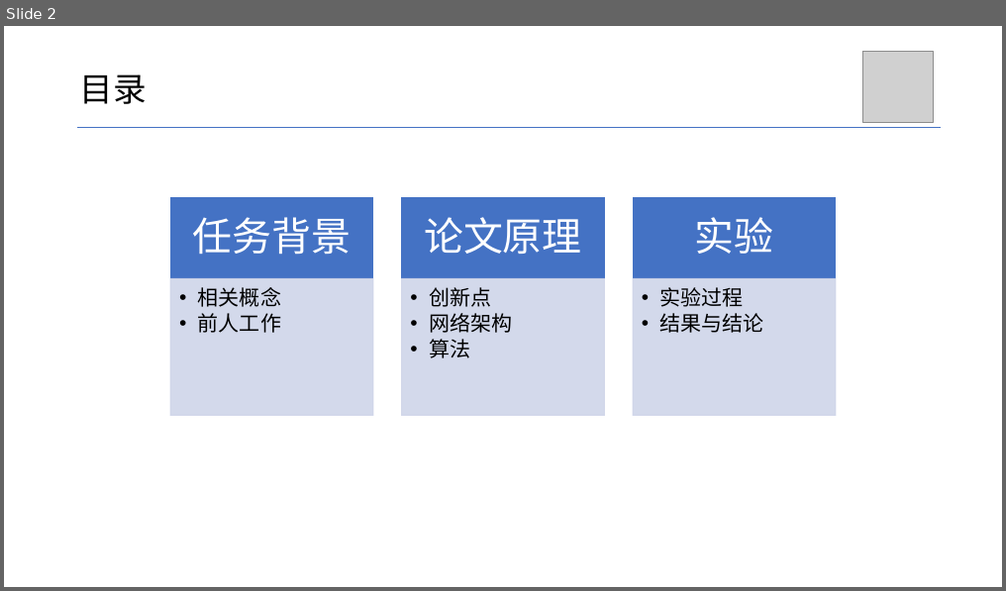
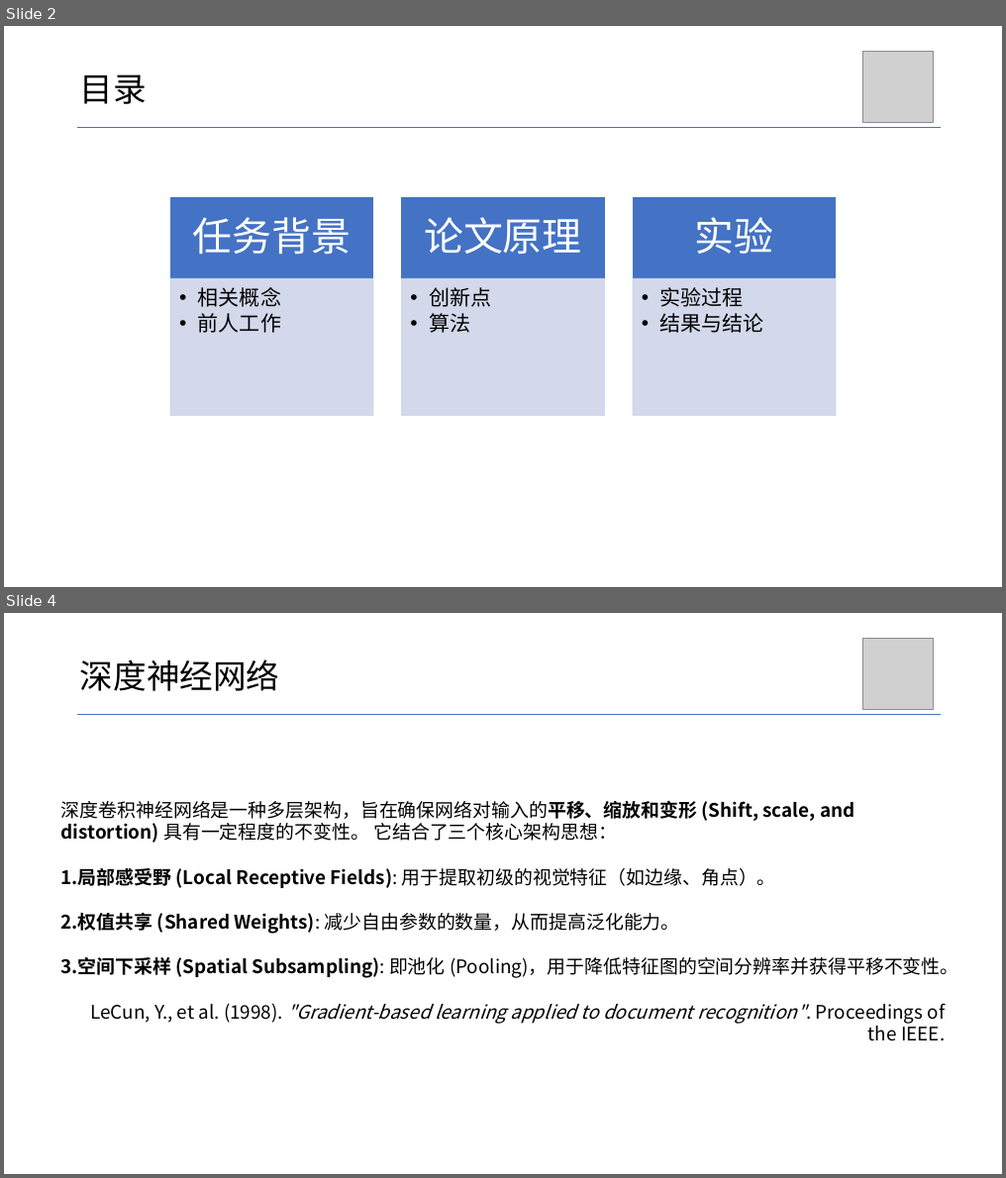
Before and after one commit to Grimm114514/cv-homework, a slide deck: 文献阅读/张宗桪-.pptx. Shown one above the other, each under a label of ours: slide 2 before the commit, slides 2 and 4 after it; the slides between them are not shown. The pictures are 1006x591 and 1006x1178 pixels, drawn with LibreOffice and Linux fonts; fonts in the diff are those of the drawing; grey boxes stand for pictures. Boxes give left, top, right and bottom in pixels: in the first picture for what was removed or moved away, otherwise in the second. Text is boxed around its words. In the diff, an @@ line names an element or a change of style, - is before the commit and + after.

```diff
--- a/文献阅读/张宗桪-.pptx
+++ b/文献阅读/张宗桪-.pptx
@@ slide 4 added at (4, 613, 1002, 1174), background #FFFFFF @@
@@ picture added at (862, 639, 934, 710) @@
@@ title added at (80, 660, 280, 691), 32 pt, text #000000 @@
+深度神经网络
@@ line added from (77, 714) to (941, 714), #4472C4 0.5 pt @@
@@ text added at (61, 801, 959, 1042), 18 pt, text #000000 @@
+深度卷积神经网络是一种多层架构，旨在确保网络对输入的平移、缩放和变形 (Shift, scale, and distortion) 具有一定程度的不变性。 它结合了三个核心架构思想：
+1. 局部感受野 (Local Receptive Fields): 用于提取初级的视觉特征（如边缘、角点）。
+2. 权值共享 (Shared Weights): 减少自由参数的数量，从而提高泛化能力。
+3. 空间下采样 (Spatial Subsampling): 即池化 (Pooling)，用于降低特征图的空间分辨率并获得平移不变性。
+LeCun, Y., et al. (1998). "Gradient-based learning applied to document recognition". Proceedings of the IEEE.
@@ slide 2 changed as well @@
@@ text at (429, 313, 512, 333): paragraph removed @@
-  • 网络架构
```
Also in this commit, not shown: 1 other slide changed, 14 other slides added, 1 slide removed, 17 other files.
